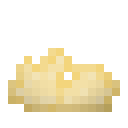
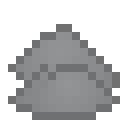
Before/after of a 128 × 128 layered artwork. What changed in the layer stack:
added layer "Cement" above "Resin" over [8, 24, 120, 120]
hid "Resin" over [8, 48, 120, 112]
